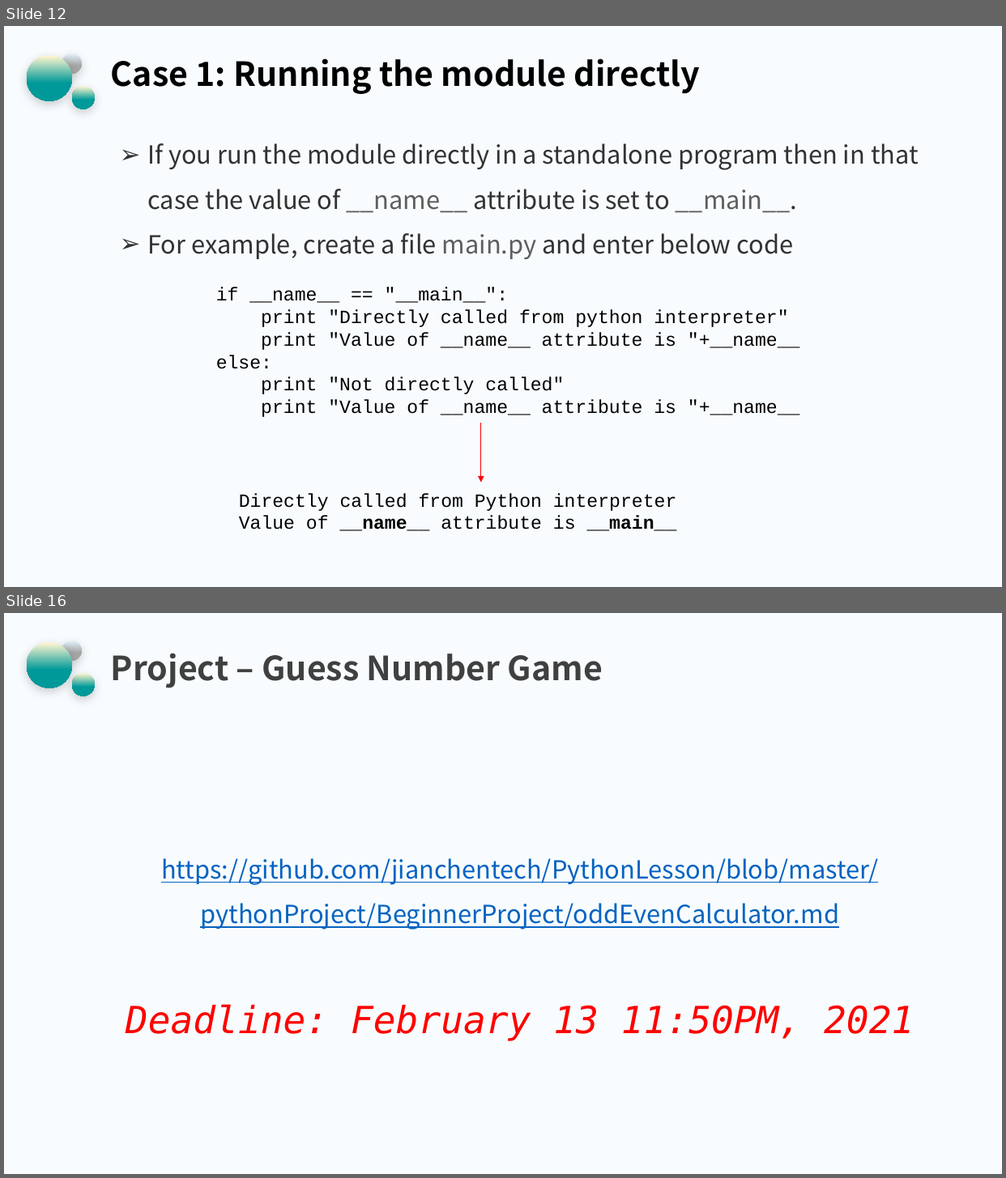
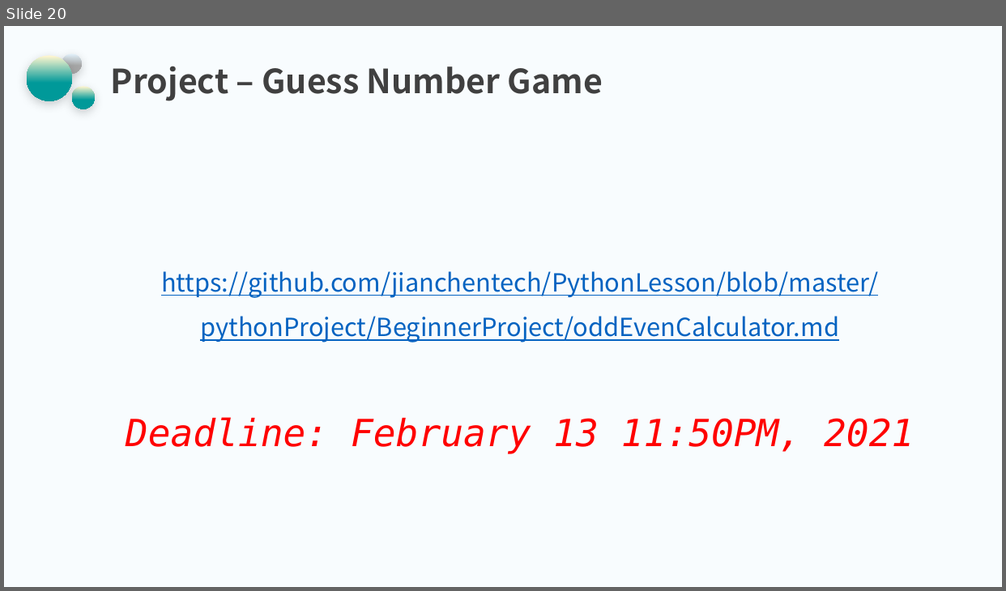
Before and after one commit to jianchentech/PythonLesson, a slide deck: pythonBeginnerLecture/PythonPart10.pptx. Shown one above the other, each under a label of ours: slides 12 and 16 before the commit, slide 20 after it; the slides between them are not shown. The pictures are 1006x1178 and 1006x591 pixels, drawn with LibreOffice and Linux fonts; fonts in the diff are those of the drawing; background and template pictures are left out. Boxes give left, top, right and bottom in pixels: in the first picture for what was removed or moved away, otherwise in the second. Text is boxed around its words. In the diff, an @@ line names an element or a change of style, - is before the commit and + after.

```diff
--- a/pythonBeginnerLecture/PythonPart10.pptx
+++ b/pythonBeginnerLecture/PythonPart10.pptx
@@ slide 12 removed at box(4, 26, 1002, 587), background picture (left out); not listed: 3 template elements that a slide beside it also shows @@
@@ title removed at box(111, 58, 700, 94) @@
-Case 1: Running the module directly
@@ text removed at box(147, 143, 918, 259) @@
-➢ If you run the module directly in a standalone program then in that case the value of __name__ attribute is set to __main__.
-➢ For example, create a file main.py and enter below code
@@ text removed at box(216, 288, 800, 417) @@
-if __name__ == "__main__":
-print "Directly called from python interpreter"
-print "Value of __name__ attribute is "+__name__
-else:
-print "Not directly called"
-print "Value of __name__ attribute is "+__name__
@@ arrow removed from (481, 423) to (481, 483) @@
@@ text removed at box(239, 493, 677, 531) @@
-Directly called from Python interpreter Value of __name__ attribute is __main__
@@ what was slide 16 is now slide 20 @@
```
Also in this commit, not shown: 3 slides changed, 15 slides added, 10 other slides removed.
